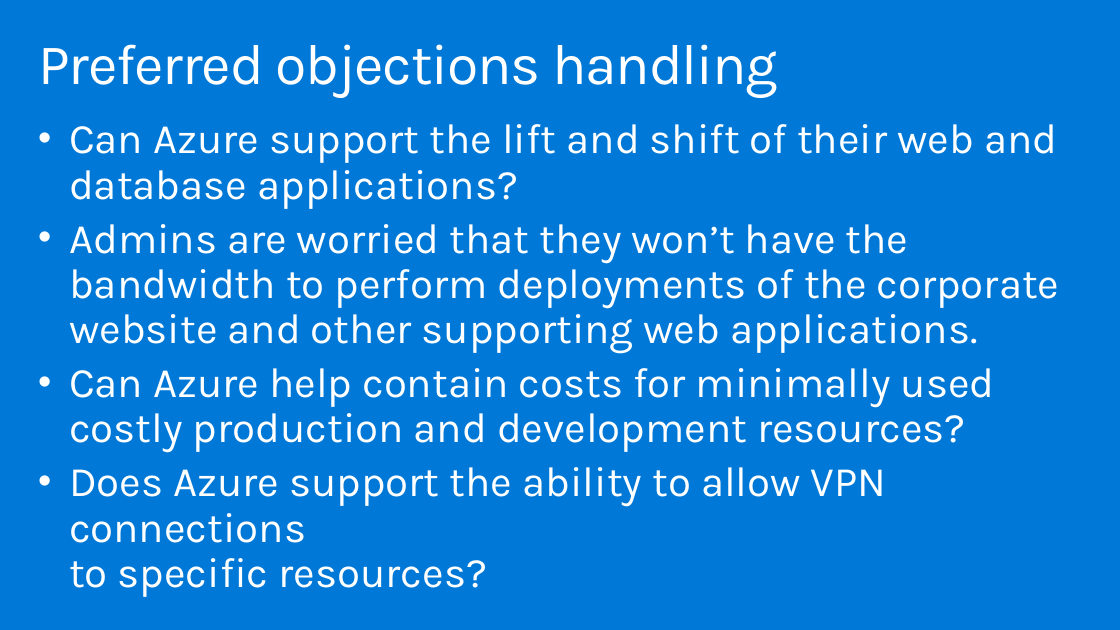
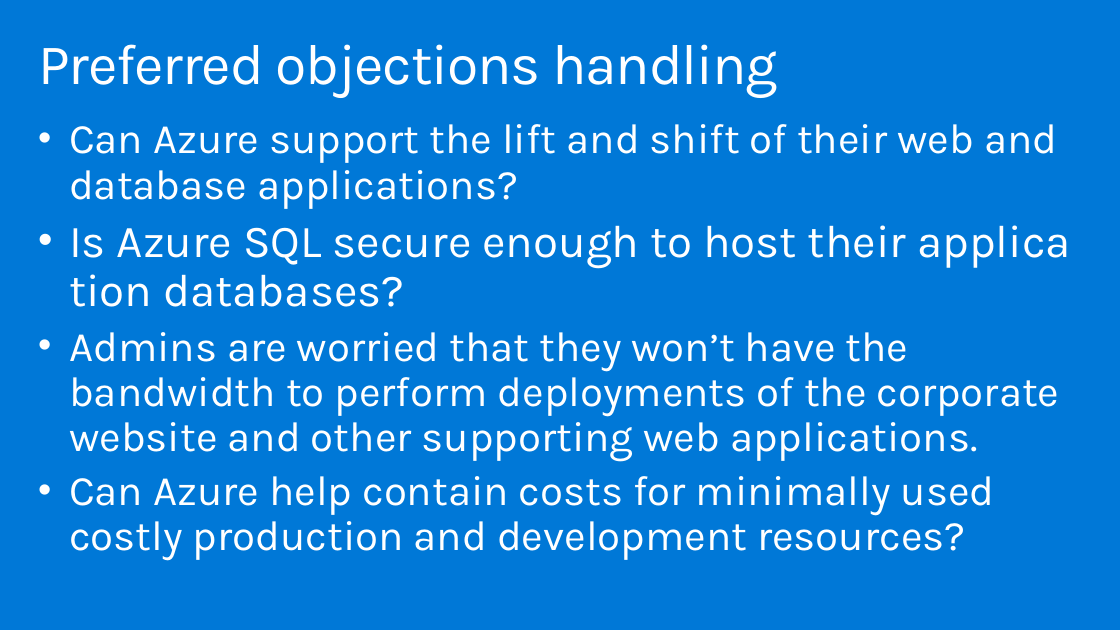
Before and after one commit to tejaswini972/MCW-Security-baseline-on-Azure, a slide deck: slide 20 of Whiteboard design session/WDS trainer presentation - Security baseline on Azure.pptx. Drawn at 1120x630 pixels with LibreOffice and Linux fonts; fonts in the diff are those of the drawing. Boxes give left, top, right and bottom in pixels: in the first picture for what was removed or moved away, otherwise in the second. Text is boxed around its words. In the diff, an @@ line names an element or a change of style, - is before the commit and + after.

Commit message:
Add the missing objection in slides, update the image (again).

```diff
--- a/Whiteboard design session/WDS trainer presentation - Security baseline on Azure.pptx
+++ b/Whiteboard design session/WDS trainer presentation - Security baseline on Azure.pptx
@@ text at [69, 225, 906, 307]: paragraph added @@
+• Is Azure SQL secure enough to host their application databases?
@@ text at [69, 467, 887, 597]: paragraph removed @@
-• Does Azure support the ability to allow VPN connections
-  to specific resources?
```
Also in this commit, not shown: 2 other slides changed, 2 other files.
